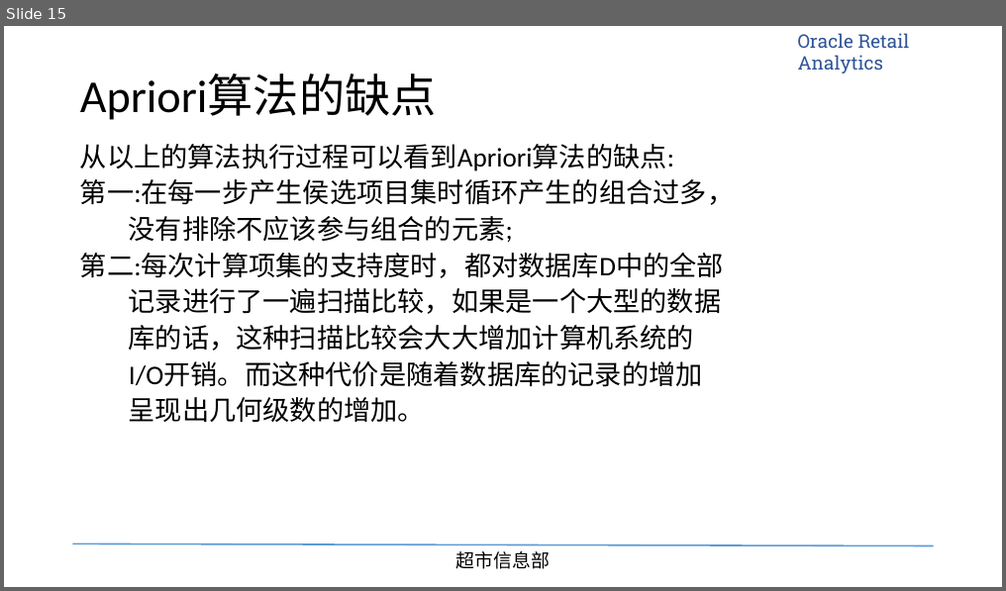
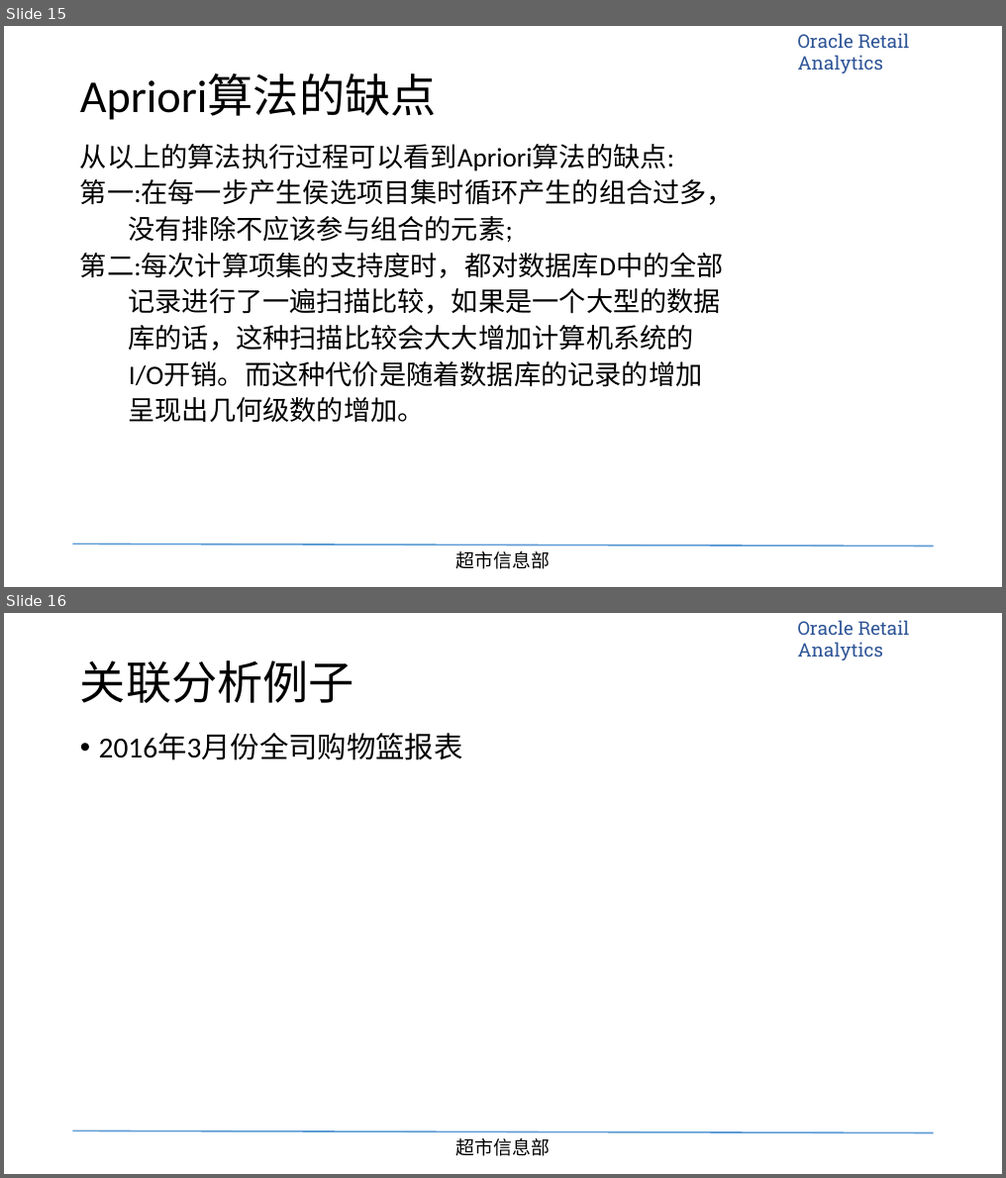
Before and after one commit to tigeryangjin/BBG, a slide deck: Task/2016-01-27-购物篮关联分析/PPT/超市信息部-关联分析培训.pptx. Shown one above the other, each under a label of ours: slide 15 before the commit, slides 15 and 16 after it. The pictures are 1006x591 and 1006x1178 pixels, drawn with LibreOffice and Linux fonts; fonts in the diff are those of the drawing; background and template pictures are left out. Boxes give left, top, right and bottom in pixels: in the first picture for what was removed or moved away, otherwise in the second. Text is boxed around its words. In the diff, an @@ line names an element or a change of style, - is before the commit and + after.

```diff
--- a/Task/2016-01-27-购物篮关联分析/PPT/超市信息部-关联分析培训.pptx
+++ b/Task/2016-01-27-购物篮关联分析/PPT/超市信息部-关联分析培训.pptx
@@ slide 16 added at (4, 613, 1002, 1174), background #FFFFFF; not listed: 3 template elements that a slide beside it also shows @@
@@ title added at (80, 661, 354, 703), 44 pt, text #000000 @@
+关联分析例子
@@ text added at (99, 734, 463, 761), 28 pt, text #000000 @@
+• 2016年3月份全司购物篮报表
```
Also in this commit, not shown: 2 slides changed, 1 other slide added, 2 slides removed, 29 other files.
